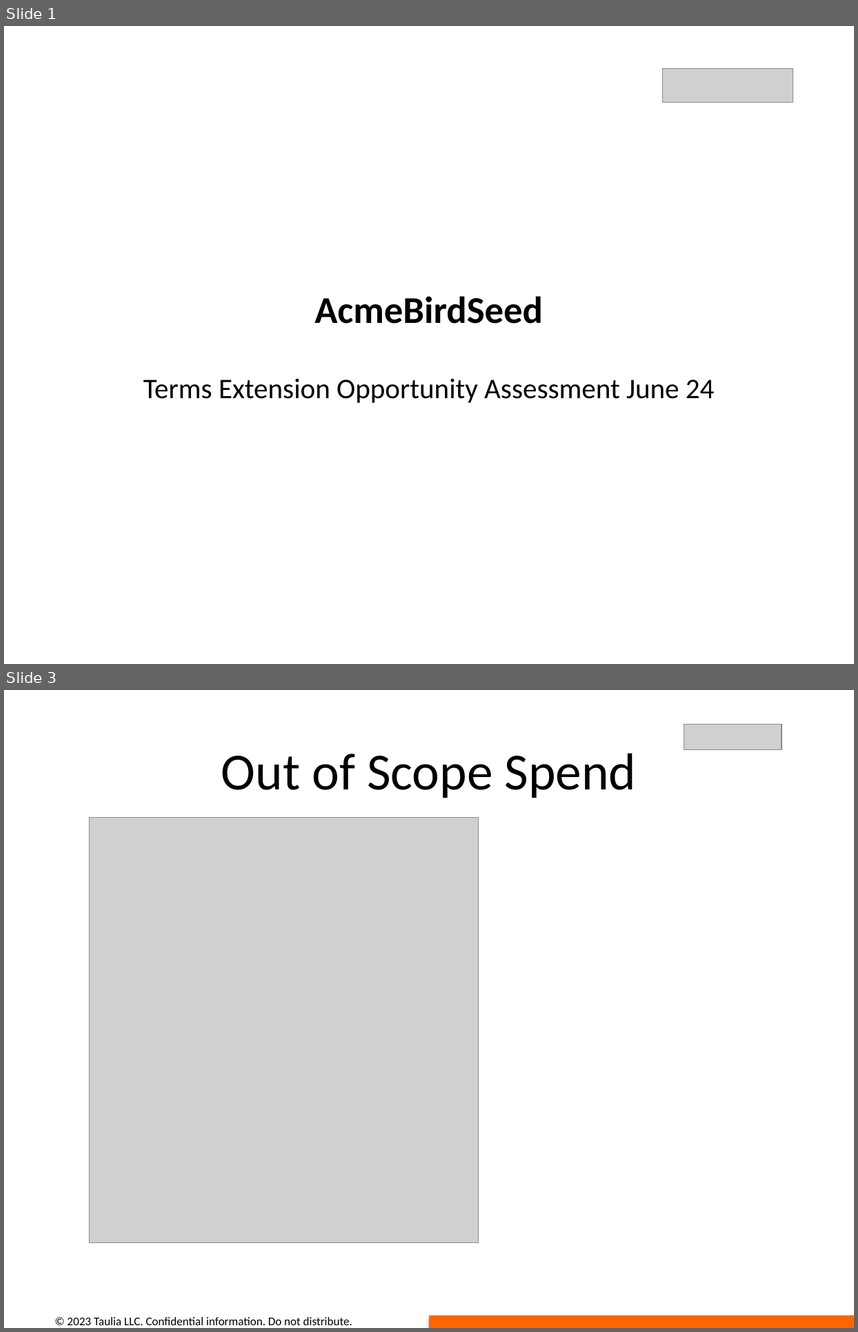
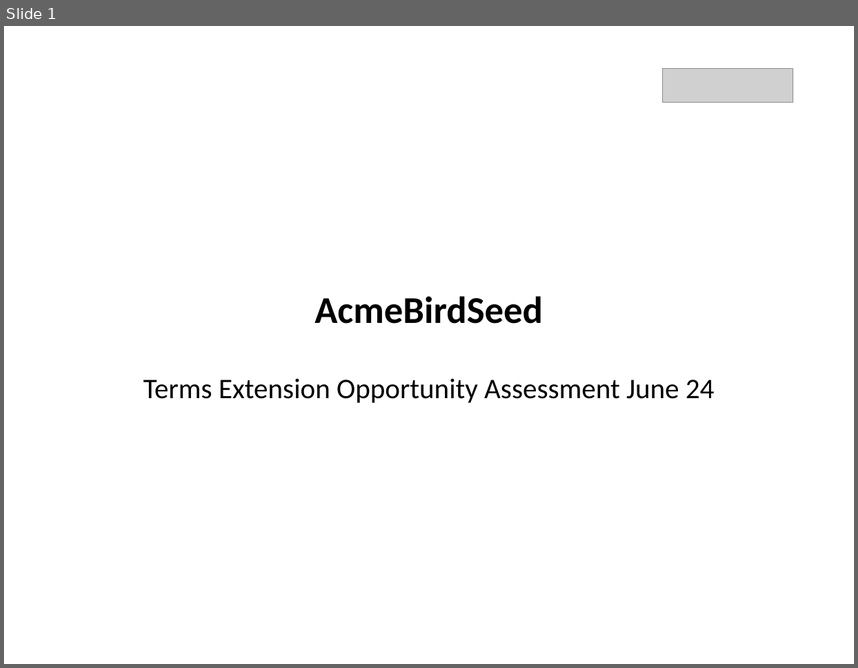
Before and after one commit to dimitarivanov-taulia/opportunity_deck_automation, a slide deck: presentations/output_presentation.pptx. Shown one above the other, each under a label of ours: slides 1 and 3 before the commit, slide 1 after it; the slides between them are not shown. The pictures are 858x1332 and 858x668 pixels, drawn with LibreOffice and Linux fonts; fonts in the diff are those of the drawing; grey boxes stand for pictures; background and template pictures are left out. Boxes give left, top, right and bottom in pixels: in the first picture for what was removed or moved away, otherwise in the second. Text is boxed around its words. In the diff, an @@ line names an element or a change of style, - is before the commit and + after.

```diff
--- a/presentations/output_presentation.pptx
+++ b/presentations/output_presentation.pptx
@@ slide 3 removed at (4,690,854,1328), background #FFFFFF @@
@@ picture removed at (684,724,782,749) @@
@@ title removed at (221,753,637,798) @@
-Out of Scope Spend
@@ picture removed at (89,818,478,1243) @@
@@ text removed at (67,1317,352,1325) @@
-© 2023 Taulia LLC. Confidential information. Do not distribute.
@@ rectangle removed at (429,1315,854,1328) @@
```
Also in this commit, not shown: 5 slides changed, 12 other slides removed, 26 other files.
